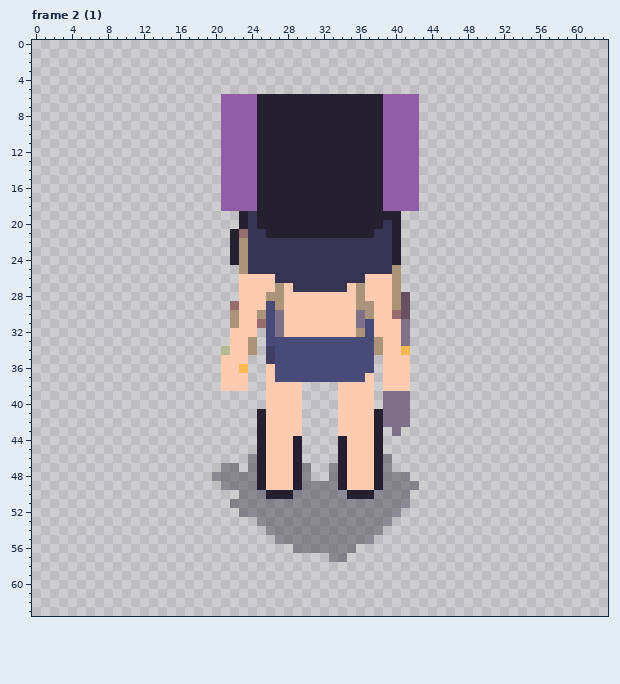
One commit to this pixel-art file: resources/asesprite/Sprites64.aseprite. This is how it looked before the edit.
64x64 pixels, 152 frames. Shown: frame 2 (1). The commit also changed other frames, which this record leaves out.
After:
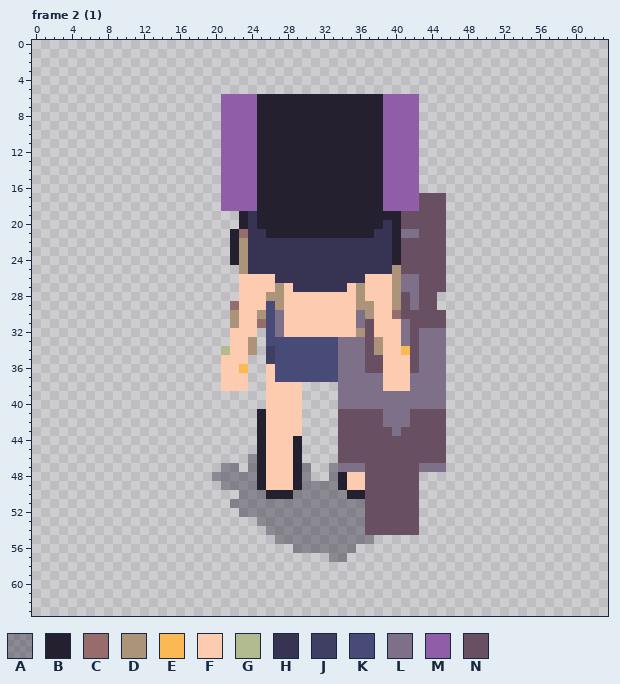
Palette (. is transparent): A #25203064  B #252030  C #966c6c  D #ab947a  E #fbb954  F #fdcbb0  G #b2ba90  H #363452  J #3f3f64  K #484a77  L #7f708a  M #905ea9  N #694f62
Edits made:
layer "Weapons/Minigun" added
Changed rows in their new state; - is an unchanged pixel.
Frame 2 (1), layer "Weapons/Minigun":
first column x 34:
17 ---------NNN
18 ---------NNN
19 -------NNNNN
20 -------NNNNN
21 -------LLNNN
22 -------NNNNN
23 -------NNNNN
24 -------NNNNN
25 -------NNNNN
26 -------LLNNN
27 -------LLNNN
28 --------LNN-
29 --------LNN-
30 --------NNNN
31 ---N----NNNN
32 ---N----NLLL
33 LLLN----NLLL
34 LLLN----NLLL
35 LLLNN---NLLL
36 LLLNN---NLLL
37 LLLLL---LLLL
38 LLLLL---LLLL
39 LLLLL---LLLL
40 LLLLL---LLLL
41 NNNNN---NNNN
42 NNNNN---NNNN
43 NNNNNN-NNNNN
44 NNNNNNNNNNNN
45 NNNNNNNNNNNN
46 NNNNNNNNNNNN
47 LLLNNNNNNLLL
48 ---NNNNNN---
49 ---NNNNNN---
50 ---NNNNNN---
51 ---NNNNNN---
52 ---NNNNNN---
53 ---NNNNNN---
54 ---NNNNNN---
